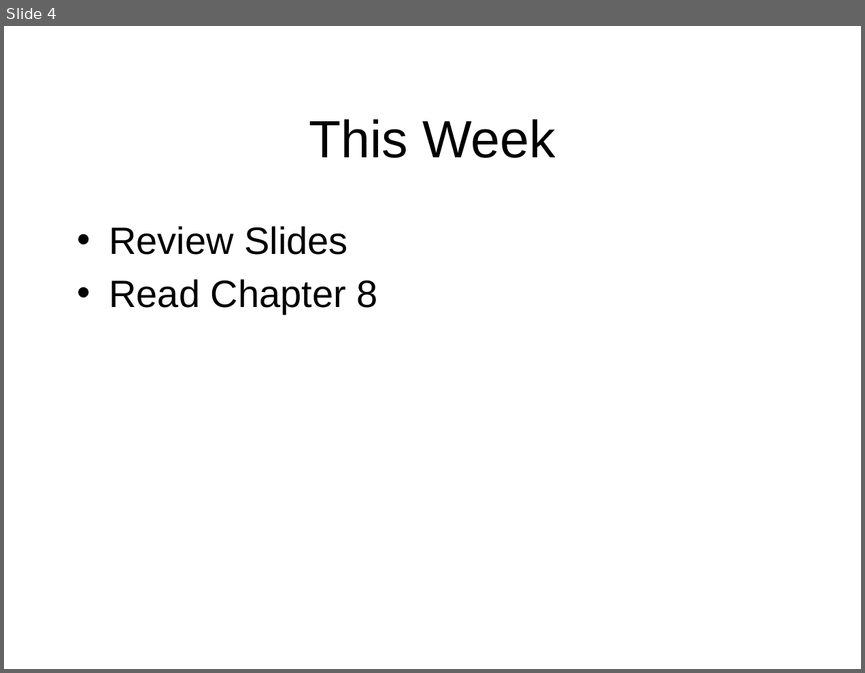
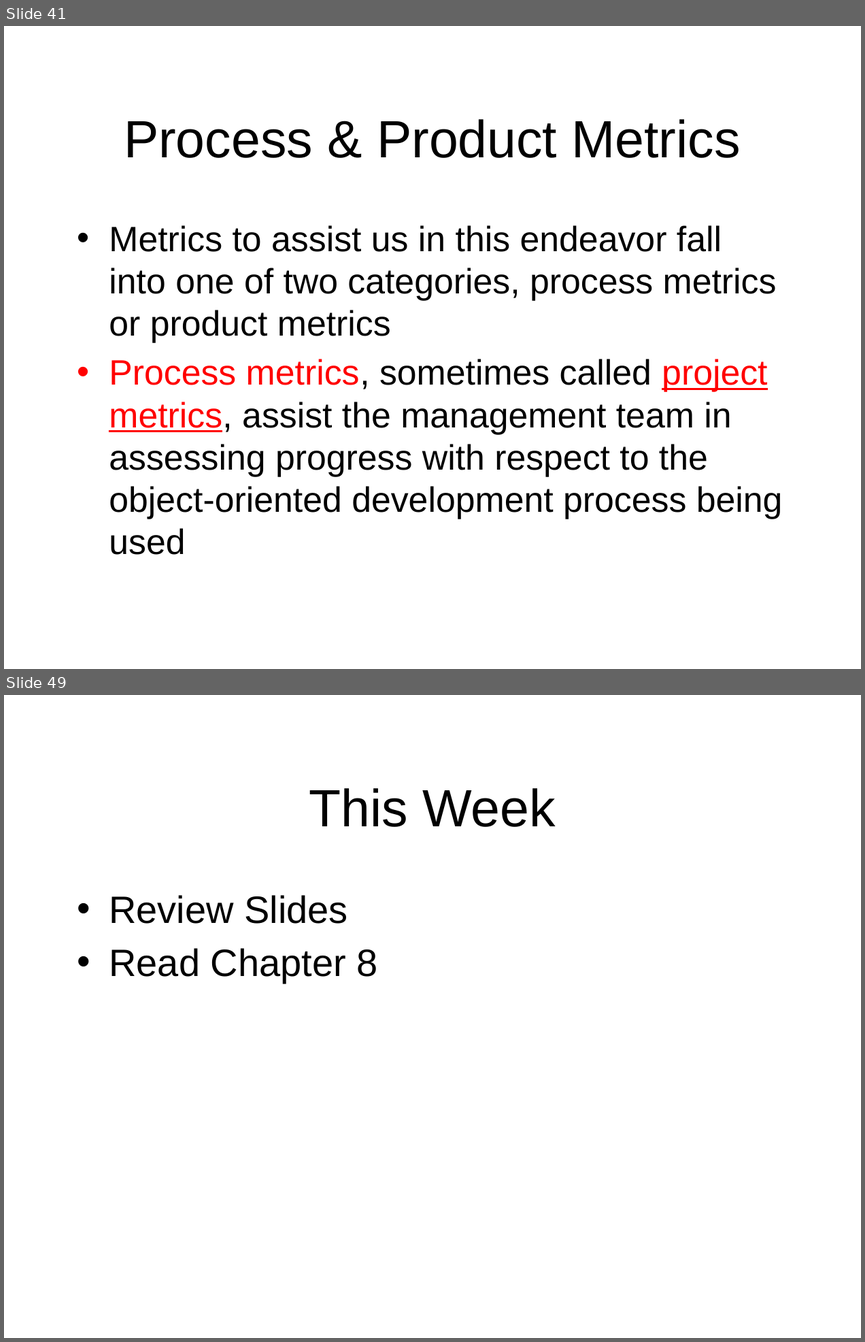
Before and after one commit to octaviordz/zjnu2017.github.io, a slide deck: OOAD/lectures/090--Pragmatics.pptx. Shown one above the other, each under a label of ours: slide 4 before the commit, slides 41 and 49 after it; the slides between them are not shown. The pictures are 865x673 and 865x1342 pixels, drawn with LibreOffice and Linux fonts; fonts in the diff are those of the drawing. Boxes give left, top, right and bottom in pixels: in the first picture for what was removed or moved away, otherwise in the second. Text is boxed around its words. In the diff, an @@ line names an element or a change of style, - is before the commit and + after.

```diff
--- a/OOAD/lectures/090--Pragmatics.pptx
+++ b/OOAD/lectures/090--Pragmatics.pptx
@@ slide 41 added at [4,26,861,669], background #FFFFFF @@
@@ title added at [124,119,740,158], 44 pt, text #000000 @@
+Process & Product Metrics
@@ text added at [109,225,783,554], 29.6 pt, text #000000 @@
+• Metrics to assist us in this endeavor fall into one of two categories, process metrics or product metrics
+• Process metrics, sometimes called project metrics, assist the management team in assessing progress with respect to the object-oriented development process being used
@@ what was slide 4 is now slide 49 @@
```
Also in this commit, not shown: 2 slides changed, 47 other slides added, 7 other files.
